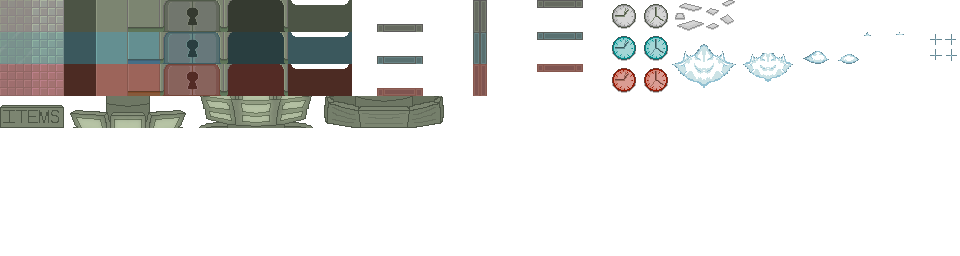
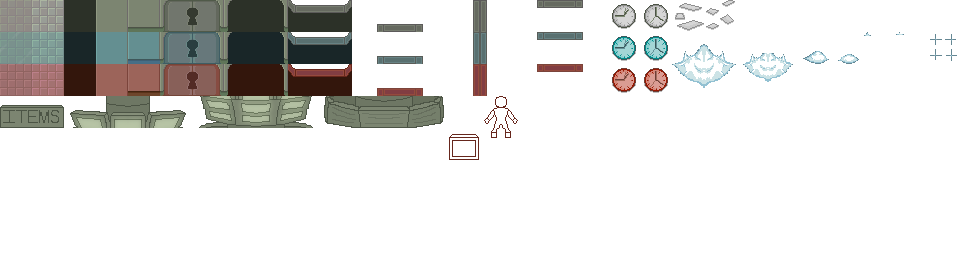
Revision of a layered 960 x 256 image; what changed, layer by layer:
painted on "All Tiles" over <box>0,0,583,160</box>
added layer "Statue Top" above "Snow/Ice Reference" over <box>484,96,518,138</box>
